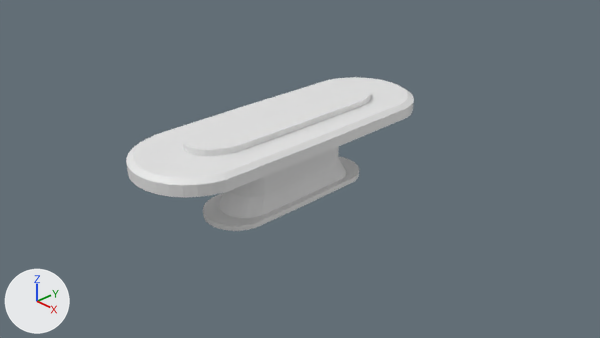
Two versions of the Blender file Assets/Visuals/Models/HambbesFancyControlPanel.blend, one commit apart.
Both versions are drawn from the file's camera 'Camera'. Lighting does not change. The marker at lower left points along +X, +Y and +Z.

Before the edit, the objects in view are built like this:
```python
me_circle = bpy.data.meshes.new('Circle')
me_circle.from_pydata(...)  # 294 vertices, 226 faces, 4 loose edges; spans x -1.0..1.0, y -2.59..3.0, z 0.81..1.16
me_circle_002 = bpy.data.meshes.new('Circle.002')
me_circle_002.from_pydata(...)  # 64 vertices, 32 faces; spans x -0.91..0.91, y -2.49..2.9, z 1.06
me_circle_003 = bpy.data.meshes.new('Circle.003')
me_circle_003.from_pydata(...)  # 160 vertices, 129 faces; spans x -0.58..0.58, y -1.42..1.82, z -0.3..0.81
ob_circle = bpy.data.objects.new('Circle', me_circle)
ob_circle.location = (0.0, 0.0, 0.21)
ob_circle_001 = bpy.data.objects.new('Circle.001', me_circle_002)
ob_circle_001.location = (0.0, 0.0, 0.21)
ob_circle_002 = bpy.data.objects.new('Circle.002', me_circle_003)
ob_circle_002.location = (0.0, 0.0, 0.21)
```
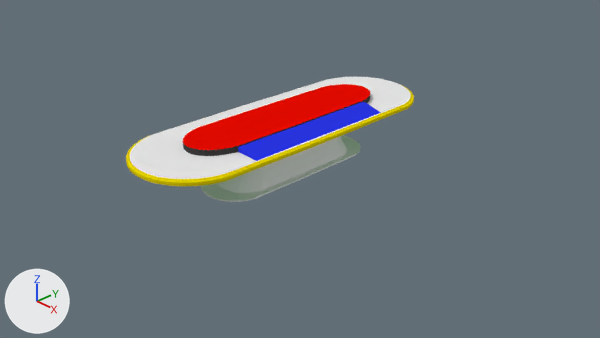
Pixel boxes [x1, y1, x2, y2] of what changed, in the pictures (600 x 338 px; the box of a moved part takes in the faces that stretch with it):
'Circle.001', reshaped (8% taller)
    before: [133, 77, 408, 178]
    after: [126, 77, 414, 186]
'Circle', deleted
    before: [126, 84, 414, 197]
'Circle.002', reshaped (20% shorter)
    before: [203, 147, 359, 231]
    after: [201, 135, 360, 202]
part 1 of me_circle_003, moved or reshaped
    before: [203, 147, 359, 226]
    after: [201, 135, 360, 201]
part 2 of me_circle_003, moved or reshaped
    before: [203, 173, 359, 231]
    after: [201, 150, 360, 202]
part 3 of me_circle_002, built on
    before: [213, 104, 401, 175]
    after: [126, 77, 414, 186]
part 4 of me_circle_002, recoloured
    before: [133, 77, 408, 178]
    after: [183, 96, 370, 156]

The change, as a list of edits to the scene's bpy script:
```text
Add mat_material_001:
    mat_material_001 = diffuse_material('Material.001')
    mat_material_001.base_color = (0.0234, 0.0367, 0.8)  # blue #2a36e7
Add mat_material_005:
    mat_material_005 = diffuse_material('Material.005')
    mat_material_005.base_color = (0.0, 0.8, 0.0131)  # green #00e71e
Add mat_material_004:
    mat_material_004 = diffuse_material('Material.004')
    mat_material_004.base_color = (0.8, 0.00329, 0.0)  # red #e70b00
Add mat_material_006:
    mat_material_006 = diffuse_material('Material.006')
    mat_material_006.base_color = (0.8, 0.633, 0.0)  # yellow #e7d000
Add mat_material_002:
    mat_material_002 = diffuse_material('Material.002')
    mat_material_002.base_color = (0.8, 0.8, 0.8)  # white #e7e7e7
Add mat_material_003:
    mat_material_003 = diffuse_material('Material.003')
    mat_material_003.base_color = (0.047, 0.047, 0.047)  # black #3d3d3d
Change me_circle_003:
    where me_circle_003.from_pydata(...)  # 160 vertices, 129 faces; spans x -0.58..0.58, y -1.42..1.82, z -0.3..0.81
    used by ob_circle_002; location = (0.0, 0.0, 0.21)
    me_circle_003 part 1: all 96 vertices in x -0.58..0.58, y -1.42..1.82, z -0.21..0.09 are moved by (0.0, 0.0, 0.45)
    me_circle_003 part 2: all 32 vertices in x -0.58..0.58, y -1.42..1.82, z -0.3 are moved by (0.0, 0.0, 0.52)
Change me_circle_002:
    used by ob_circle_001; location = (0.0, 0.0, 0.21)
    remove me_circle_002.from_pydata(...)  # 64 vertices, 32 faces; spans x -0.91..0.91, y -2.49..2.9, z 1.06
    add me_circle_002.from_pydata(...)  # 209 vertices, 168 faces, 4 loose edges; spans x -1.0..1.0, y -2.59..3.0, z 0.81..1.16
    me_circle_002 part 3
    2 vertices are removed from x 0.89..0.91, y -1.71..0.01, z 1.06
    32 faces are deleted
    30 vertices move from x -0.91..0.89, y -2.49..2.9, z 1.06 to x -0.5..0.49, y -1.72..2.12, z 1.16
    109 vertices are added at x -1.0..1.0, y -2.59..3.0, z 0.81..1.16
    32 new vertices lie (0.0, 0.0, 0.06) away from vertices in x -1.0..1.0, y -2.59..3.0, z 0.98
    6 new vertices lie (0.0, 2.74, 0.0) away from vertices in x 0.49..0.91, y -1.17, z 1.06..1.16
    4 loose edges are added
    32 new faces join them, mat_material_002 (white #e7e7e7)
    64 new faces join them, mat_material_006 (yellow #e7d000)
    32 new faces join them, mat_material_005 (green #00e71e)
    32 new faces join them, mat_material_003 (black #3d3d3d)
    1 new face joins them, mat_material_004 (red #e70b00)
    7 new faces join them, mat_material_001 (blue #2a36e7)
    me_circle_002 part 4: 29 faces spanning x -0.5..0.49, y -1.72..2.12, z 1.06..1.16 switch from no material to mat_material_003 (black #3d3d3d)
    add me_circle_002.materials.append(mat_material_001)  # blue #2a36e7
    add me_circle_002.materials.append(mat_material_002)  # white #e7e7e7
    add me_circle_002.materials.append(mat_material_004)  # red #e70b00
    add me_circle_002.materials.append(mat_material_005)  # green #00e71e
    add me_circle_002.materials.append(mat_material_006)  # yellow #e7d000
Remove ob_circle:
    ob_circle = bpy.data.objects.new('Circle', me_circle)
    ob_circle.location = (0.0, 0.0, 0.21)
```
